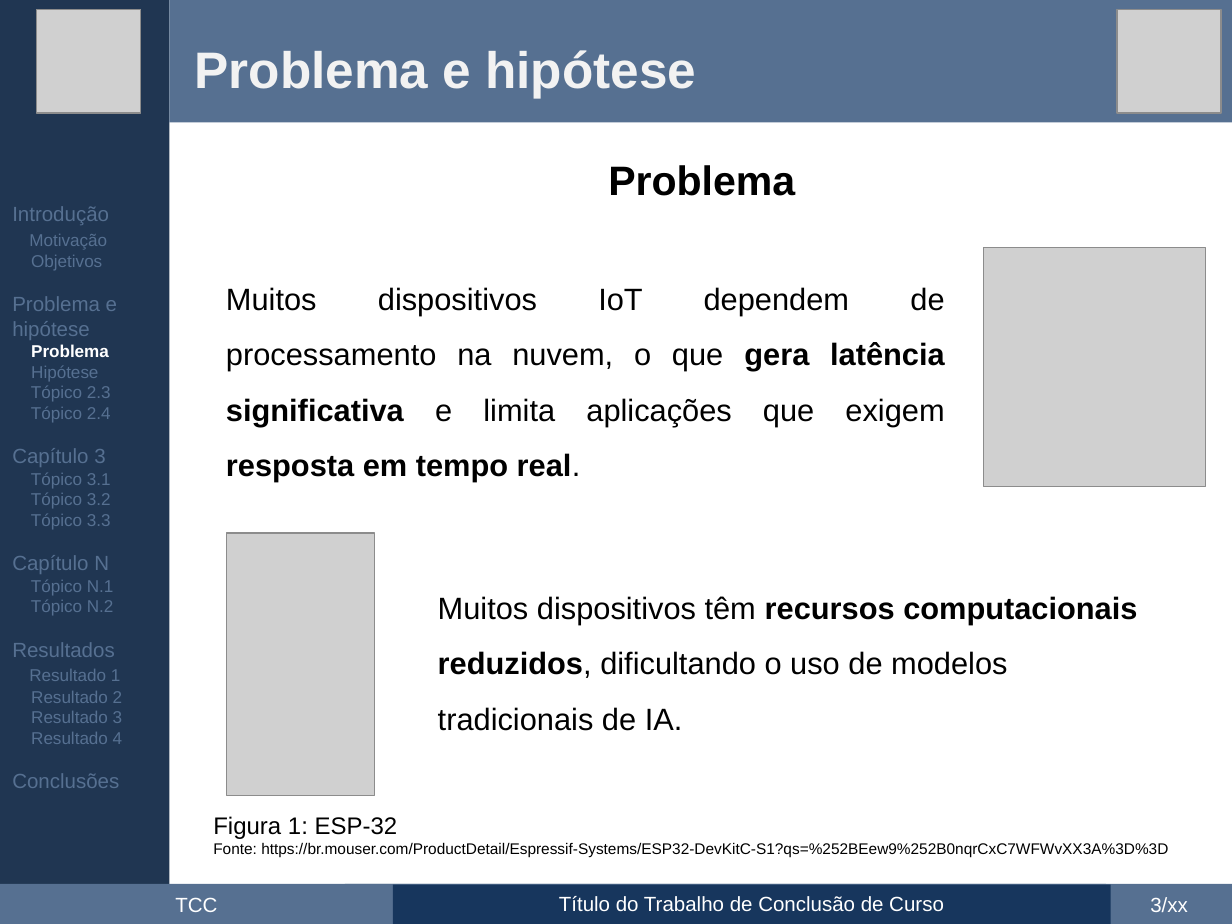
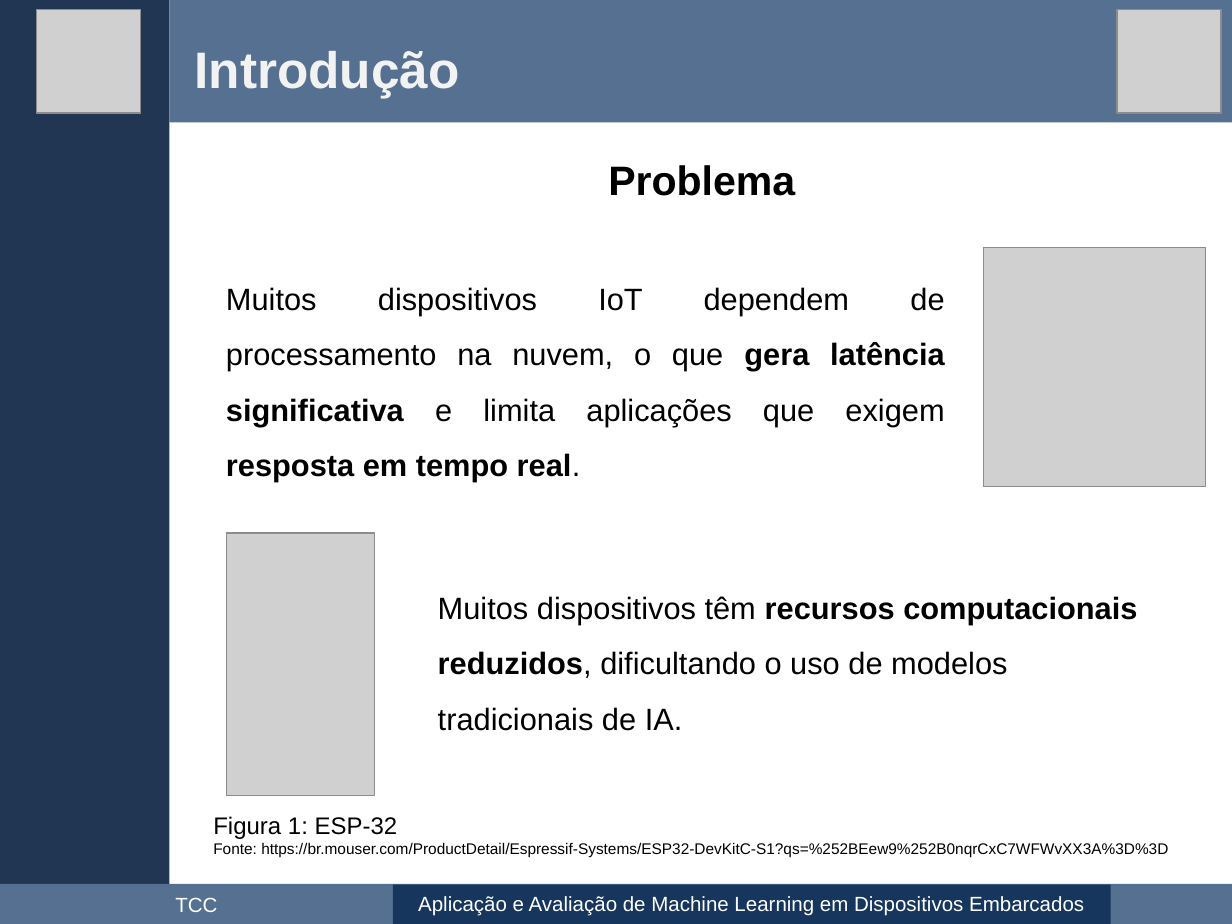
Before and after one commit to maxwellrs-dev/ai4rpi, a slide deck: slide 4 of apresentacao/apresentacao.pptx (slide 8 before the commit). Drawn at 1232x924 pixels with LibreOffice and Linux fonts; fonts in the diff are those of the drawing; grey boxes stand for pictures. Boxes give left, top, right and bottom in pixels: in the first picture for what was removed or moved away, otherwise in the second. Text is boxed around its words. In the diff, an @@ line names an element or a change of style, - is before the commit and + after.

```diff
--- a/apresentacao/apresentacao.pptx
+++ b/apresentacao/apresentacao.pptx
@@ text at (195,51,460,98): text changed @@
-Problema e hipótese
+Introdução
@@ text removed at (12,206,123,788) @@
-Introdução
-Motivação
-Objetivos
-Problema e hipótese
-Problema
-Hipótese
-Tópico 2.3
-Tópico 2.4
-Capítulo 3
-Tópico 3.1
-Tópico 3.2
-Tópico 3.3
-Capítulo N
-Tópico N.1
-Tópico N.2
-Resultados
-Resultado 1
-Resultado 2
-Resultado 3
-Resultado 4
-Conclusões
@@ rectangle removed at (345,885,1106,924) @@
@@ text in rectangle at (418,896,1084,916): text changed @@
-Título do Trabalho de Conclusão de Curso
+Aplicação e Avaliação de Machine Learning em Dispositivos Embarcados
@@ text removed at (1150,897,1188,912) @@
-3/xx
```
Also in this commit, not shown: 32 other slides changed, 6 slides added, 14 slides removed.
